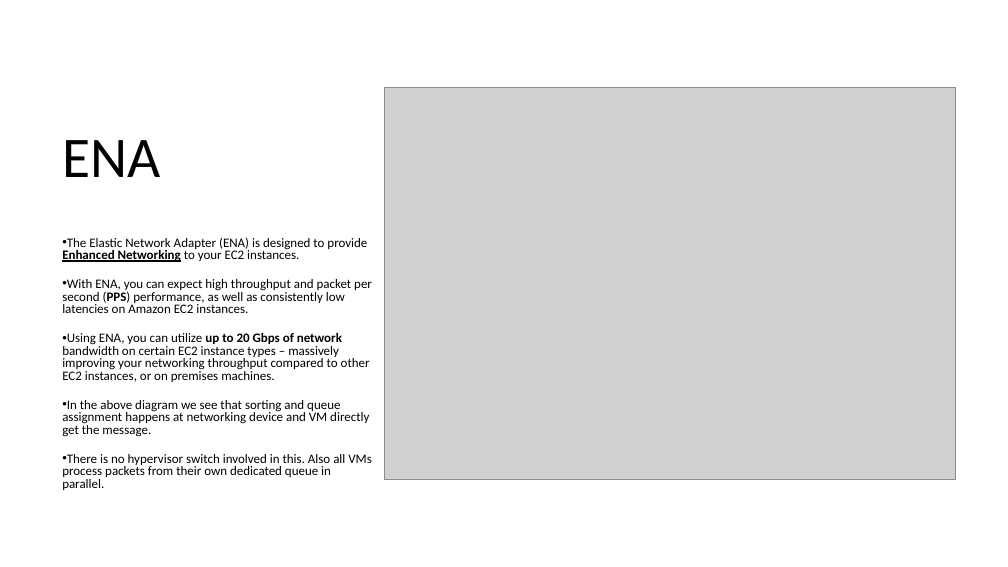
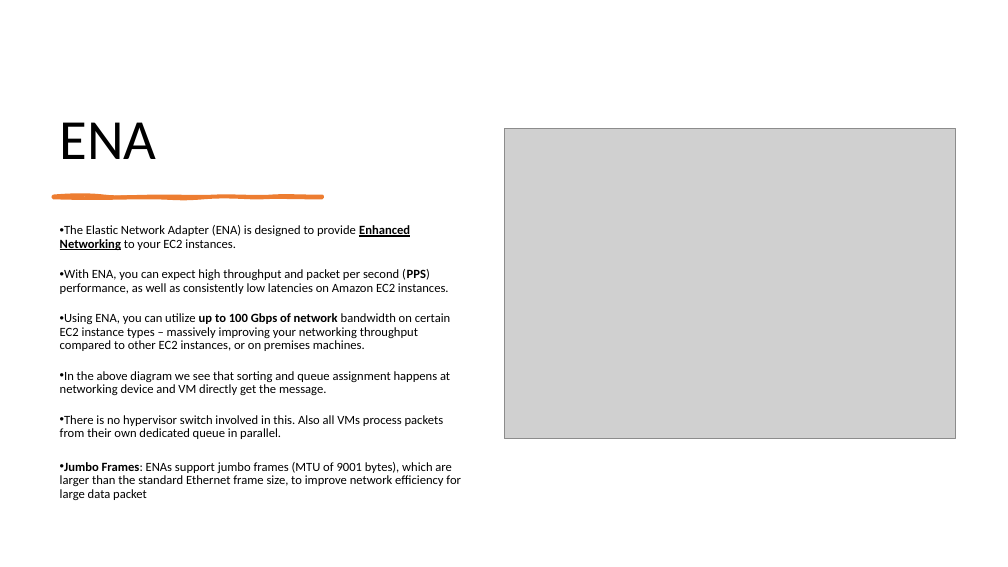
Before and after one commit to IlyaChakun/aws-iba-courses, a slide deck: slide 7 of lecture-materials/Network&ContentDelivery/vpc/vpc-ena-efa.pptx (slide 6 before the commit). Drawn at 1008x567 pixels with LibreOffice and Linux fonts; fonts in the diff are those of the drawing; grey boxes stand for pictures. Boxes give left, top, right and bottom in pixels: in the first picture for what was removed or moved away, otherwise in the second. Text is boxed around its words. In the diff, an @@ line names an element or a change of style, - is before the commit and + after.

```diff
--- a/lecture-materials/Network&ContentDelivery/vpc/vpc-ena-efa.pptx
+++ b/lecture-materials/Network&ContentDelivery/vpc/vpc-ena-efa.pptx
@@ title "ENA" at <box>60,122,157,159</box>: size 54.7 to 54 pt @@
@@ picture: place and size @@
-picture at <box>385,87,956,479</box>
+picture at <box>504,129,956,439</box>
@@ freeform shape added at <box>53,197,322,198</box>, fill #ED7D31, outline #ED7D31 3 pt @@
@@ text "The Elastic Network Adapter (ENA) ...": place and size @@
-text "The Elastic Network Adapter (ENA) ..." at <box>62,237,372,490</box>
+text "The Elastic Network Adapter (ENA) ..." at <box>60,224,461,500</box>
@@ text at <box>60,224,450,439</box>: size 12.3 to 12 pt in "The Elastic Network Adapter (ENA) is designed ...", "With ENA, you can expect high throughput ...", "In the above diagram we see that ...", "There is no hypervisor switch involved in ..."; indent changed; line spacing 0.8 to 0.9 @@
@@ text at <box>60,313,451,351</box>: text changed; size 12.3 to 12 pt @@
-• Using ENA, you can utilize up to 20 Gbps of network bandwidth on certain EC2 instance types – massively improving your networking throughput compared to other EC2 instances, or on premises machines.
+• Using ENA, you can utilize up to 100 Gbps of network bandwidth on certain EC2 instance types – massively improving your networking throughput compared to other EC2 instances, or on premises machines.
@@ text at <box>60,462,461,500</box>: paragraph added @@
+• Jumbo Frames: ENAs support jumbo frames (MTU of 9001 bytes), which are larger than the standard Ethernet frame size, to improve network efficiency for large data packet
```
Also in this commit, not shown: 2 other slides changed, 7 slides added, 7 slides removed, 17 other files.
